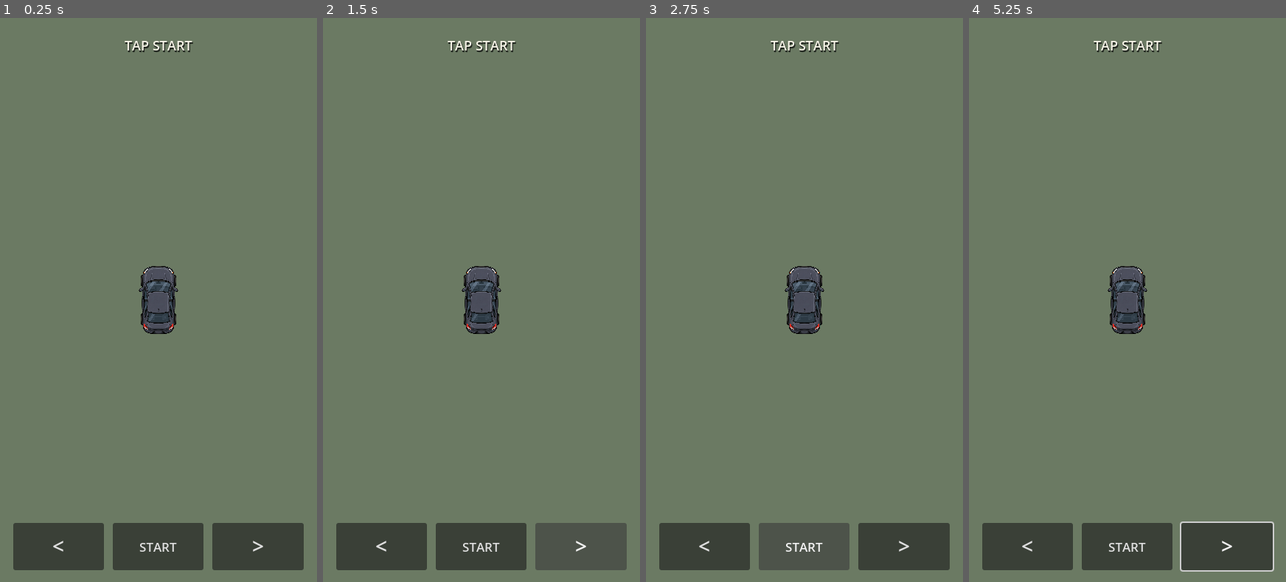
Above: before the commit, frames 1-4 (left to right).
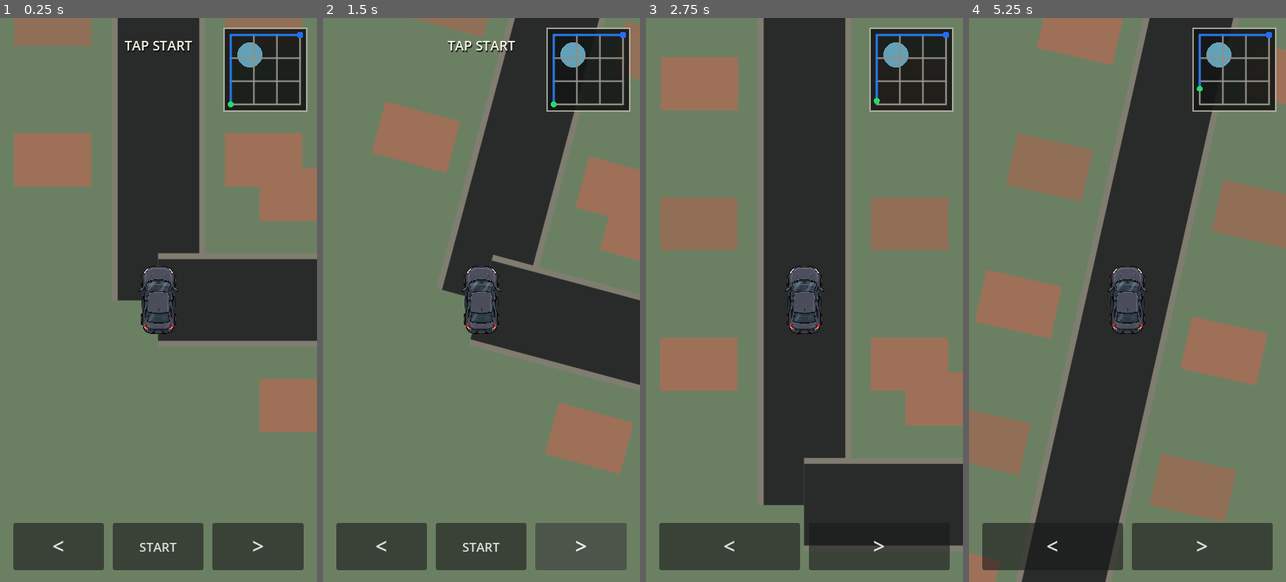
Above: after the commit, the same moments.

Repository: patrickcallahancomedy/comedian
Game: Godot game, scene res://scenes/drive/drive_module.tscn
The game is run twice, just before and just after one commit, with the same random seed, the same clock (stepped at 60 frames per second) and the same inputs.
Inputs (mouse positions are in pixels of both pictures, inside the frame that each line leads up to):
- Up to frame 1 (0.25 s): no input
- Up to frame 2 (1.5 s): click "<" at 0.5 s; click ">" at 1.25 s
- Up to frame 3 (2.75 s): click "START" at 2 s
- Up to frame 4 (5.25 s): click (1127, 548) at 2.75 s, where only the run before the commit has a clickable "START"; tap Enter (ui_accept) at 3.5, 3.77, 4.25, 5 s; move the mouse to (1197, 271) at 3.52 s; hold Right 3.53-4.25 s; tap Space at 3.6, 5.1 s; click (1197, 271) at 3.67 s; drag from (1064, 328) to (1111, 412) at 4.27 s; move the mouse to (1159, 175) at 5.02 s; hold Right from 5.03 s (still down)

The runs differ from the first frame. In frame 1, 31% of the frame differs, in the area x 4-100%, y 0-74%; in frame 2, 29%; in frame 3, 45%, in the area x 4-100%, y 0-98%; in frame 4, 44%.
Error before the commit: Parse Error: Cannot infer the type of "next_id" variable because the value doesn't have a set type. (res://scripts/drive/city_map.gd:1179)

Commit message:
DRIVE v0.9 harden connector input and types

Diff:
--- a/godot/scripts/drive/city_map.gd
+++ b/godot/scripts/drive/city_map.gd
@@ -663,6 +663,8 @@
 	if drive_complete or transition_active:
 		return
 
+	if steering_mode == "approach":
+		return
 	if steering_mode == "lane":
 		target_lane = maxi(0, target_lane - 1)
 		return
@@ -676,6 +678,8 @@
 	if drive_complete or transition_active:
 		return
 
+	if steering_mode == "approach":
+		return
 	if steering_mode == "lane":
 		target_lane = mini(lane_count - 1, target_lane + 1)
 		return
@@ -1176,8 +1180,8 @@
 		1.0
 	)
 	var eased := smoothstep(0.0, 1.0, progress)
-	var next_id := DRIVE_PROFILES.ORDER[transition_target_index]
-	var to_highway := next_id == "highway"
+	var next_id: String = str(DRIVE_PROFILES.ORDER[transition_target_index])
+	var to_highway: bool = next_id == "highway"
 
 	var ground_from := Color(0.42, 0.50, 0.39)
 	var ground_to := (
@@ -1194,7 +1198,7 @@
 		true
 	)
 
-	var width := lerpf(
+	var width: float = lerpf(
 		transition_from_road_width,
 		transition_to_road_width,
 		eased
@@ -1220,12 +1224,12 @@
 
 	# Lane lines fade in while zooming out to highway and disappear while
 	# zooming into the single broad venue approach.
-	var visual_lanes := (
+	var visual_lanes: int = (
 		transition_to_lane_count
 		if to_highway
 		else transition_from_lane_count
 	)
-	var line_alpha := eased if to_highway else 1.0 - eased
+	var line_alpha: float = eased if to_highway else 1.0 - eased
 
 	if visual_lanes > 1 and line_alpha > 0.01:
 		var visual_lane_width := width / float(visual_lanes)
